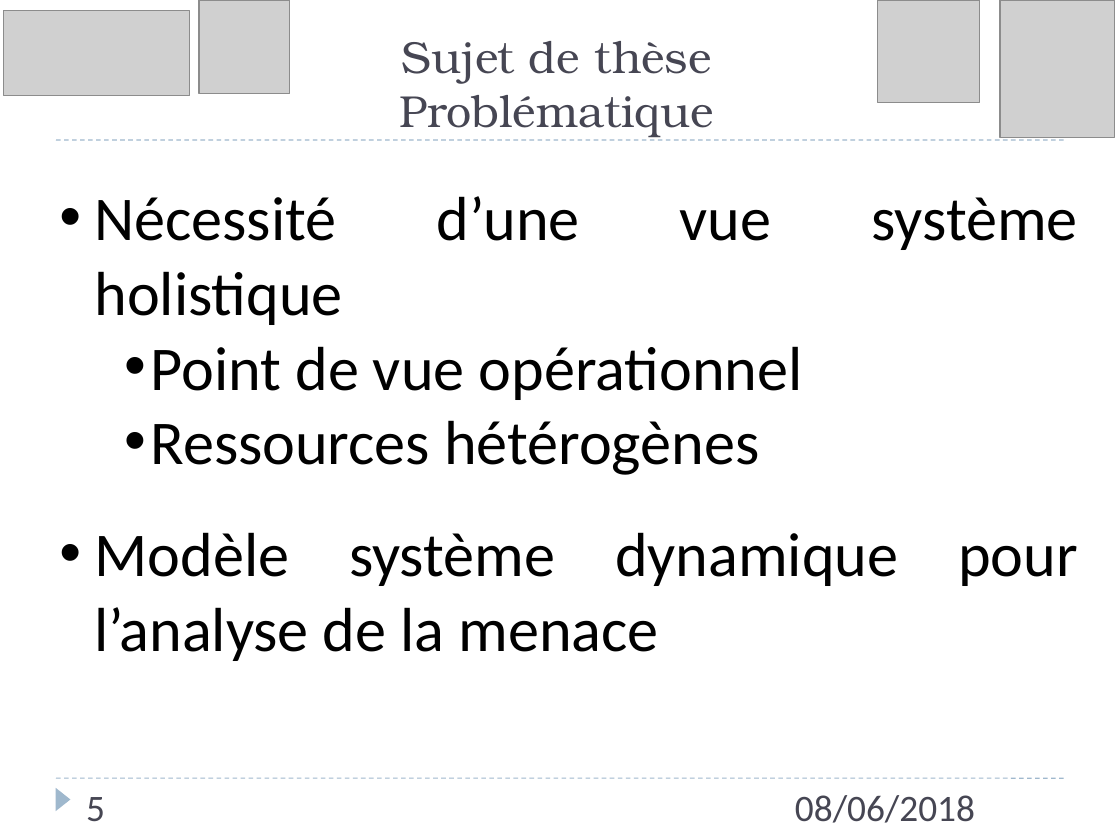
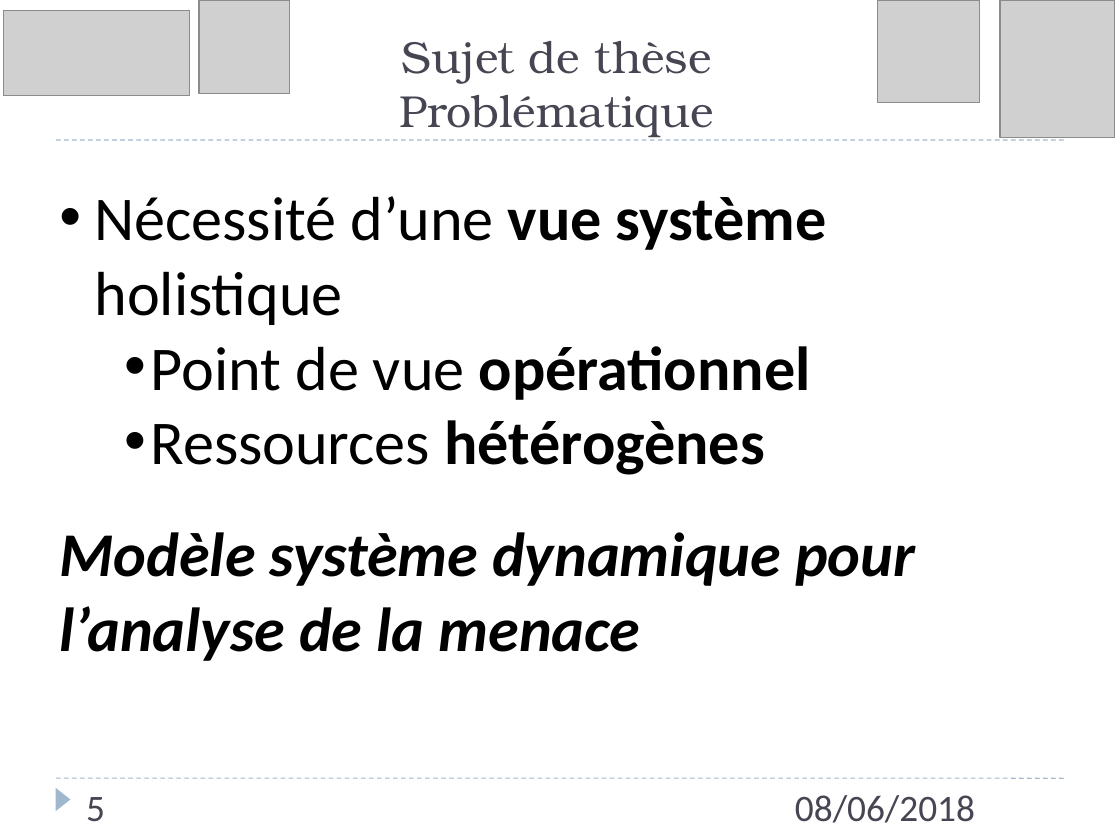
Before and after one commit to Lawyne/ModMenace, a slide deck: slide 5 of Presentation/Presentation Journee-Doctorants 08-06-18.pptx. Drawn at 1120x840 pixels with LibreOffice and Linux fonts; fonts in the diff are those of the drawing; grey boxes stand for pictures. Boxes give left, top, right and bottom in pixels: in the first picture for what was removed or moved away, otherwise in the second. Text is boxed around its words. In the diff, an @@ line names an element or a change of style, - is before the commit and + after.

```diff
--- a/Presentation/Presentation Journee-Doctorants 08-06-18.pptx
+++ b/Presentation/Presentation Journee-Doctorants 08-06-18.pptx
@@ text "Nécessité d’une vue système holistique" at <box>59,196,915,661</box>: bold on in "vue système", "opérationnel", "hétérogènes", "Modèle système dynamique pour l’analyse de la ..."; italic on in "Modèle système dynamique pour l’analyse de la ..."; alignment justified to left; bullet • to none @@
```
Also in this commit, not shown: 15 other slides changed, 12 slides added, 3 slides removed, 12 other files.
